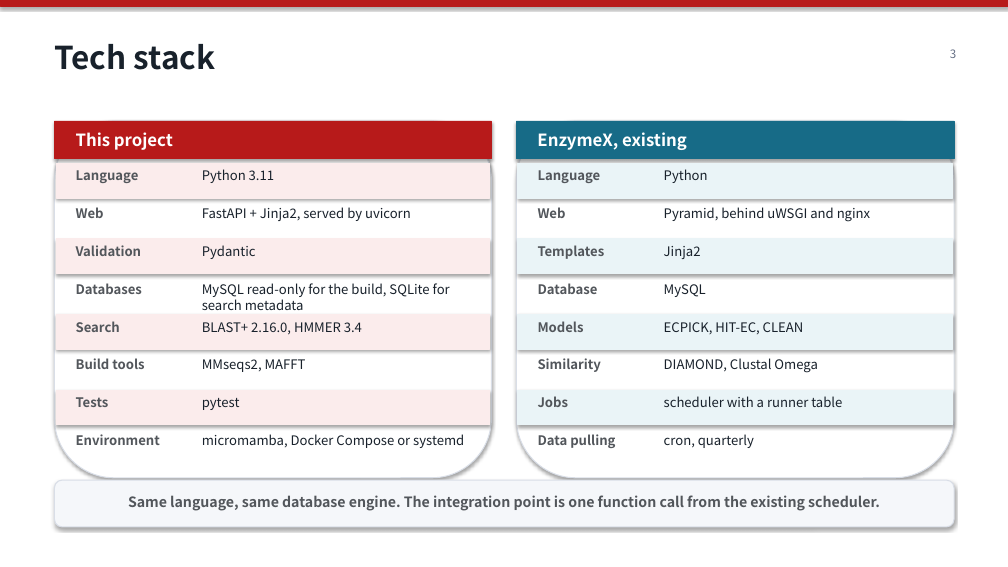
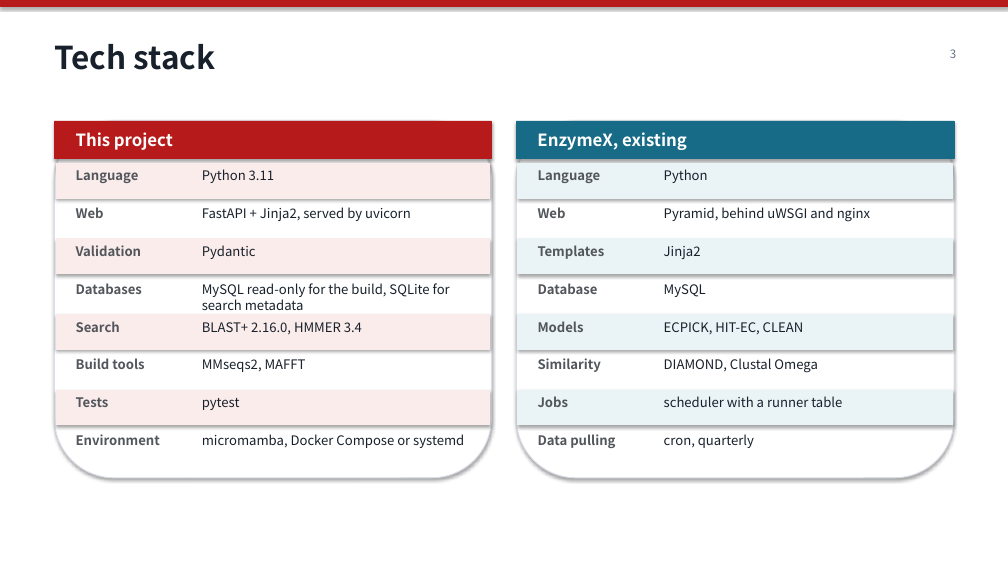
Before and after one commit to vanshsehrawat14/blast-hmmer-datax, a slide deck: slide 3 of docs/presentations/EnzymeX_BLAST_HMMER_update.pptx. Drawn at 1008x567 pixels with LibreOffice and Linux fonts; fonts in the diff are those of the drawing. Boxes give left, top, right and bottom in pixels: in the first picture for what was removed or moved away, otherwise in the second. Text is boxed around its words. In the diff, an @@ line names an element or a change of style, - is before the commit and + after.

```diff
--- a/docs/presentations/EnzymeX_BLAST_HMMER_update.pptx
+++ b/docs/presentations/EnzymeX_BLAST_HMMER_update.pptx
@@ rounded rectangle removed at box(54, 480, 954, 527) @@
@@ text removed at box(128, 495, 880, 511) @@
-Same language, same database engine. The integration point is one function call from the existing scheduler.
```
Also in this commit, not shown: 3 other slides changed, 1 other file.
